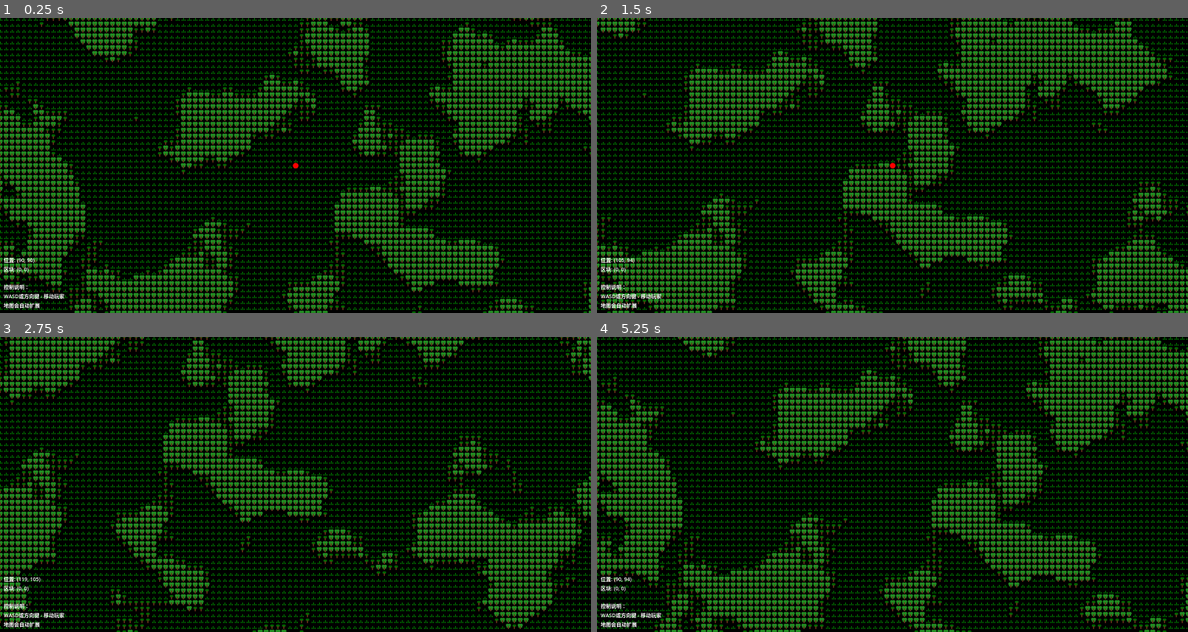
Above: before the commit, frames 1-4 (two rows, left to right).
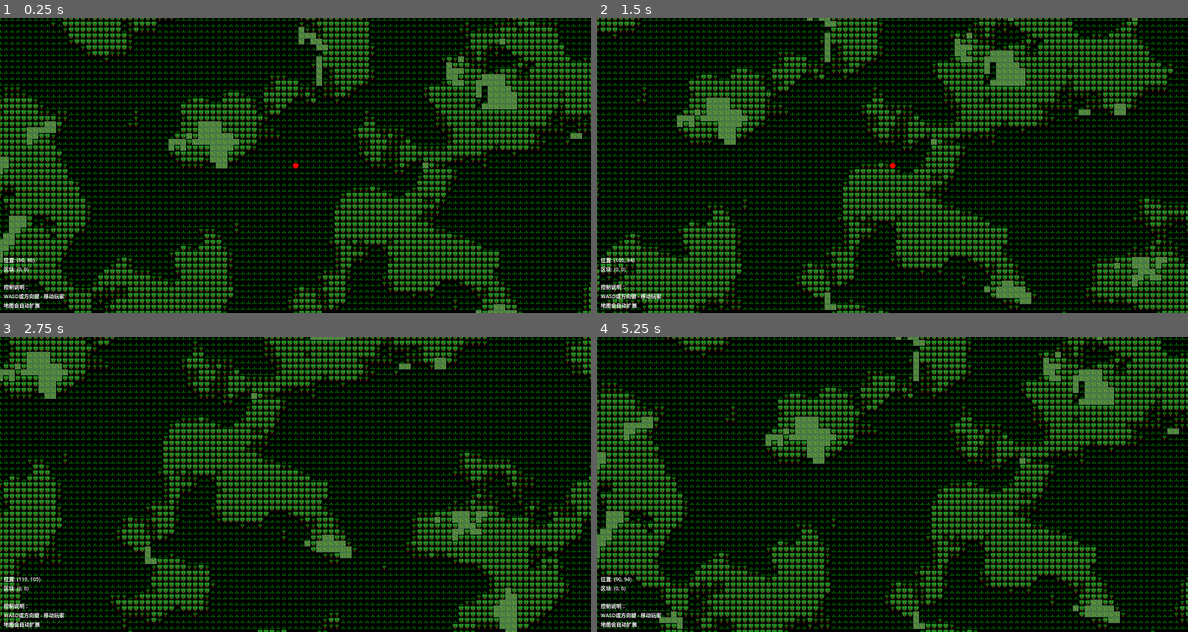
Above: after the commit, the same moments.

Repository: AliveGh0st/overmapchunkdemo
Game: Godot game, scene res://overmap_system.tscn
The game is run twice, just before and just after one commit, with the same random seed, the same clock (stepped at 60 frames per second) and the same inputs.
Inputs:
- Up to frame 1 (0.25 s): no input
- Up to frame 2 (1.5 s): tap Enter at 0.5 s; hold Right (ui_right) 0.53-1.28 s; hold Down (ui_down) from 1.28 s (still down)
- Up to frame 3 (2.75 s): release Down (ui_down) at 2.03 s; hold Right (ui_right) from 2.03 s (still down)
- Up to frame 4 (5.25 s): release Right (ui_right) at 2.78 s; hold Up (ui_up) 2.78-3.53 s; hold Left (ui_left) 3.53-5.03 s; hold Down (ui_down) from 5.03 s (still down)

The runs differ from the first frame. In frame 1, 12% of the frame differs, in the area x 0-100%, y 0-100%; in frame 2, 13%; in frame 3, 12%; in frame 4, 13%.

Commit message:
新增沼泽地形支持，优化洪泛平原生成逻辑

Diff:
--- a/overmap_renderer.gd
+++ b/overmap_renderer.gd
@@ -32,6 +32,7 @@
 const LAKE_SHORE_COLOR = Color.DARK_GRAY ## 湖岸颜色（深灰色）
 const FOREST_COLOR = Color.DARK_GREEN## 森林颜色（深绿色）
 const FOREST_THICK_COLOR = Color.FOREST_GREEN## 密林颜色（更深的绿色）
+const SWAMP_COLOR = Color(0.4, 0.6, 0.3, 1.0) ## 沼泽颜色（暗绿褐色）
 
 # ============================================================================
 # 地形类型定义
@@ -43,6 +44,7 @@
 const TERRAIN_TYPE_LAKE_SHORE = 4 ## 湖岸（浅水区）
 const TERRAIN_TYPE_FOREST = 5 ## 森林
 const TERRAIN_TYPE_FOREST_THICK = 6 ## 密林
+const TERRAIN_TYPE_SWAMP = 7 ## 沼泽（森林水域）
 
 ## 地形类型到TileSet瓦片ID的映射关系
 const TERRAIN_TO_TILE_ID = {
@@ -52,7 +54,8 @@
 	TERRAIN_TYPE_LAKE_SURFACE: 2,
 	TERRAIN_TYPE_LAKE_SHORE: 3,
 	TERRAIN_TYPE_FOREST: 4,
-	TERRAIN_TYPE_FOREST_THICK: 5
+	TERRAIN_TYPE_FOREST_THICK: 5,
+	TERRAIN_TYPE_SWAMP: 6
 }
 
 # ============================================================================
@@ -133,6 +136,31 @@
 # 森林噪声生成器实例
 var forest_noise_1: FastNoiseLite ## 第一层噪声生成器 - 森林基础分布
 var forest_noise_2: FastNoiseLite ## 第二层噪声生成器 - 森林密度减少效果
+
+# ============================================================================
+# 洪范平原（沼泽）生成系统参数（完全匹配C++逻辑）
+# ============================================================================
+## 河流洪泛平原缓冲区距离范围（以格子为单位）
+const RIVER_FLOODPLAIN_BUFFER_DISTANCE_MIN = 3
+const RIVER_FLOODPLAIN_BUFFER_DISTANCE_MAX = 15
+
+## 沼泽生成噪声阈值
+const NOISE_THRESHOLD_SWAMP_ADJACENT_WATER = 0.3  # 河流邻近沼泽阈值
+const NOISE_THRESHOLD_SWAMP_ISOLATED = 0.6        # 独立沼泽阈值
+
+## 性能优化参数
+const ENABLE_SWAMP_PERFORMANCE_OPTIMIZATIONS = true  # 启用性能优化
+const SWAMP_RIVER_SEARCH_RADIUS_OPTIMIZATION = true  # 优化河流搜索半径
+const ENABLE_SWAMP_PERFORMANCE_LOGGING = false       # 启用性能统计日志
+
+# 洪泛平原噪声参数（对应C++的om_noise_layer_floodplain）
+const FLOODPLAIN_NOISE_OCTAVES = 4      ## 噪声倍频数
+const FLOODPLAIN_NOISE_PERSISTENCE = 0.5 ## 噪声持续性
+const FLOODPLAIN_NOISE_SCALE = 0.05     ## 噪声缩放比例
+const FLOODPLAIN_NOISE_POWER = 2.0      ## 幂运算系数
+
+# 洪泛平原噪声生成器实例
+var floodplain_noise: FastNoiseLite ## 洪泛平原噪声生成器
 
 # ============================================================================
 # 全局系统设置
@@ -196,6 +224,7 @@
 	setup_tilemap()
 	setup_lake_noise()
 	setup_forest_noise()
+	setup_floodplain_noise()
 
 	# 监听窗口大小变化事件
 	get_viewport().size_changed.connect(_on_viewport_size_changed)
@@ -304,7 +333,8 @@
 		LAKE_SURFACE_COLOR,     # TERRAIN_TYPE_LAKE_SURFACE = 2 (湖泊表面)
 		LAKE_SHORE_COLOR,       # TERRAIN_TYPE_LAKE_SHORE = 3 (湖岸)
 		FOREST_COLOR,           # TERRAIN_TYPE_FOREST = 4 (森林)
-		FOREST_THICK_COLOR      # TERRAIN_TYPE_FOREST_THICK = 5 (密林)
+		FOREST_THICK_COLOR,     # TERRAIN_TYPE_FOREST_THICK = 5 (密林)
+		SWAMP_COLOR             # TERRAIN_TYPE_SWAMP = 6 (沼泽)
 	]
 
 	# 创建纹理图集，每个瓦片TILE_SIZE×TILE_SIZE像素
@@ -356,6 +386,11 @@
 		# 为森林和密林绘制树形图案
 		elif i == TERRAIN_TO_TILE_ID[TERRAIN_TYPE_FOREST] or i == TERRAIN_TO_TILE_ID[TERRAIN_TYPE_FOREST_THICK]:
 			_draw_tree_shape(atlas_image, start_y, tile_pixel_size, color, i == TERRAIN_TO_TILE_ID[TERRAIN_TYPE_FOREST_THICK])
+
+		# 为沼泽绘制特殊的水草混合图案
+		elif i == TERRAIN_TO_TILE_ID[TERRAIN_TYPE_SWAMP]:
+			_draw_swamp_shape(atlas_image, start_y, tile_pixel_size, color)
+
 		else:
 			# 其他地形类型绘制圆形图案
 			var center_x = float(tile_pixel_size) / 2.0
@@ -469,11 +504,23 @@
 
 	# 第二层噪声 - 森林密度减少效果
 	forest_noise_2 = FastNoiseLite.new()
-	forest_noise_2.seed = world_seed + 1  # 使用稍微不同的种子避免完全相同
+	forest_noise_2.seed = world_seed  # 使用稍微不同的种子避免完全相同
 	forest_noise_2.frequency = FOREST_NOISE_2_SCALE
 	forest_noise_2.noise_type = FastNoiseLite.TYPE_SIMPLEX
 	forest_noise_2.fractal_octaves = FOREST_NOISE_2_OCTAVES
 	forest_noise_2.fractal_gain = FOREST_NOISE_2_PERSISTENCE
+
+func setup_floodplain_noise():
+	"""
+	初始化洪泛平原噪声生成器系统
+	用于沼泽生成，完全匹配C++版本的om_noise_layer_floodplain逻辑
+	"""
+	floodplain_noise = FastNoiseLite.new()
+	floodplain_noise.seed = world_seed# 使用独特的种子
+	floodplain_noise.frequency = FLOODPLAIN_NOISE_SCALE
+	floodplain_noise.noise_type = FastNoiseLite.TYPE_SIMPLEX
+	floodplain_noise.fractal_octaves = FLOODPLAIN_NOISE_OCTAVES
+	floodplain_noise.fractal_gain = FLOODPLAIN_NOISE_PERSISTENCE
 
 # ============================================================================
 # 区块生成管理系统
@@ -584,6 +631,9 @@
 
 	# 3. 生成森林（在所有水体生成后）
 	place_forests(chunk_coord)
+
+	# 4. 生成洪范平原沼泽（在森林生成后，基于河流生成洪泛平原）
+	place_swamps(chunk_coord)
 
 # ============================================================================
 # 河流生成系统（完全匹配C++逻辑）
@@ -1330,6 +1380,20 @@
 	# 返回最终噪声值（基础分布减去密度减少效果）
 	return max(0.0, r - d * 0.5)
 
+func floodplain_noise_at(world_pos: Vector2i) -> float:
+	"""
+	洪泛平原噪声计算函数，完全匹配C++的om_noise_layer_floodplain::noise_at函数
+	使用单层噪声生成，通过幂运算增强对比度
+	"""
+	# 获取基础噪声值
+	var r = floodplain_noise.get_noise_2d(world_pos.x, world_pos.y)
+	# 将噪声值从[-1,1]范围映射到[0,1]范围
+	r = (r + 1.0) * 0.5
+	# 应用幂运算增强对比度，使小值更小，大值相对更大
+	r = pow(r, FLOODPLAIN_NOISE_POWER)
+
+	return r
+
 func place_forests(chunk_coord: Vector2i):
 	"""
 	森林生成主函数，完全匹配C++的overmap::place_forests()函数逻辑
@@ -1362,6 +1426,130 @@
 			elif n + FOREST_SIZE_ADJUST > FOREST_NOISE_THRESHOLD_FOREST:
 				# 生成普通森林
 				terrain_data[world_pos] = TERRAIN_TYPE_FOREST
+
+func place_swamps(chunk_coord: Vector2i):
+	"""
+	洪范平原生成主函数，优化版本
+	基于河流位置计算洪泛平原，结合噪声生成沼泽地形
+	只在森林地形上生成沼泽，符合生态逻辑
+
+	性能优化：
+	1. 去除不必要的排序操作
+	2. 智能边界检查，减少不必要的计算
+	3. 早期退出优化
+	"""
+	# 计算区块在世界坐标系中的范围
+	var world_start_x = chunk_coord.x * CHUNK_SIZE
+	var world_start_y = chunk_coord.y * CHUNK_SIZE
+	var world_end_x = world_start_x + CHUNK_SIZE
+	var world_end_y = world_start_y + CHUNK_SIZE
+
+	# 创建洪泛平原计数数组，记录每个位置被河流缓冲区覆盖的次数
+	# 使用Dictionary来存储稀疏数据，只有被缓冲的位置才会有条目
+	var floodplain: Dictionary = {}
+
+	# 性能优化：如果没有启用优化，可以在这里添加原始实现
+	# 目前直接使用优化版本
+
+	# 步骤1：计算河流洪泛平原缓冲区 - 性能优化版本
+	var check_range = RIVER_FLOODPLAIN_BUFFER_DISTANCE_MAX
+	var _river_count = 0  # 统计河流数量用于性能分析
+
+	# 智能范围计算：根据实际需要的缓冲距离动态调整搜索范围
+	if SWAMP_RIVER_SEARCH_RADIUS_OPTIMIZATION:
+		check_range = RIVER_FLOODPLAIN_BUFFER_DISTANCE_MAX
+
+	for check_x in range(world_start_x - check_range, world_end_x + check_range):
+		for check_y in range(world_start_y - check_range, world_end_y + check_range):
+			var check_pos = Vector2i(check_x, check_y)
+			var terrain_type = terrain_data.get(check_pos, TERRAIN_TYPE_EMPTY)
+
+			# 检查是否为河流地形（匹配C++的is_ot_match("river", ot_match_type::contains)）
+			if terrain_type == TERRAIN_TYPE_RIVER:
+				_river_count += 1
+
+				# 为该河流点生成随机缓冲区距离
+				var buffer_distance = randi_range(
+					RIVER_FLOODPLAIN_BUFFER_DISTANCE_MIN,
+					RIVER_FLOODPLAIN_BUFFER_DISTANCE_MAX
+				)
+
+				# 优化：直接生成缓冲区内的点，无需排序
+				_add_flood_buffer_fast(check_pos, buffer_distance, floodplain,
+									  world_start_x, world_end_x, world_start_y, world_end_y)
+
+	# 步骤2：根据洪泛平原数据和噪声生成沼泽
+	var swamp_generated = 0  # 统计生成的沼泽数量
+	var forest_checked = 0   # 统计检查的森林格子数量
+
+	for x in range(CHUNK_SIZE):
+		for y in range(CHUNK_SIZE):
+			var world_pos = Vector2i(world_start_x + x, world_start_y + y)
+			var current_terrain = terrain_data.get(world_pos, TERRAIN_TYPE_EMPTY)
+
+			# 只在森林地形上生成沼泽（匹配C++的is_ot_match("forest", ot_match_type::contains)）
+			if current_terrain != TERRAIN_TYPE_FOREST and current_terrain != TERRAIN_TYPE_FOREST_THICK:
+				continue
+
+			forest_checked += 1
+
+			# 获取当前位置的洪泛平原噪声值
+			var noise_value = floodplain_noise_at(world_pos)
+
+			# 检查是否应该生成河流邻近沼泽
+			var floodplain_count = floodplain.get(world_pos, 0)
+			var should_flood = false
+
+			if floodplain_count > 0:
+				# 洪泛平原概率：计数越高，生成概率越大（!one_in(floodplain_count)）
+				var flood_chance = 1.0 - (1.0 / float(floodplain_count))
+				var random_roll = randf()
+
+				should_flood = (random_roll < flood_chance and
+							   noise_value > NOISE_THRESHOLD_SWAMP_ADJACENT_WATER)
+
+			# 检查是否应该生成独立沼泽
+			var should_isolated_swamp = noise_value > NOISE_THRESHOLD_SWAMP_ISOLATED
+
+			# 如果满足任一条件，生成沼泽
+			if should_flood or should_isolated_swamp:
+				terrain_data[world_pos] = TERRAIN_TYPE_SWAMP
+				swamp_generated += 1
+
+	# 性能统计输出（调试时可启用）
+	if ENABLE_SWAMP_PERFORMANCE_LOGGING and (_river_count > 10 or swamp_generated > 5):  # 只在有意义的情况下输出
+		print("沼泽生成统计 - 区块 ", chunk_coord, ": 河流数=", _river_count,
+			  ", 森林检查=", forest_checked, ", 沼泽生成=", swamp_generated)
+
+func get_closest_points_first(center: Vector2i, radius: int) -> Array[Vector2i]:
+	"""
+	获取指定中心点周围指定半径内的所有点，按距离排序
+	完全匹配C++版本的closest_points_first函数逻辑
+
+	⚠️ 警告：这个函数性能很差，包含不必要的排序操作
+	已被 _add_flood_buffer_fast() 替代，仅保留用于兼容性
+	"""
+	var points: Array[Vector2i] = []
+
+	# 生成正方形区域内的所有点
+	for x in range(center.x - radius, center.x + radius + 1):
+		for y in range(center.y - radius, center.y + radius + 1):
+			var point = Vector2i(x, y)
+			var distance_sq = (point.x - center.x) * (point.x - center.x) + (point.y - center.y) * (point.y - center.y)
+
+			# 只包含圆形范围内的点
+			if distance_sq <= radius * radius:
+				points.append(point)
+
+	# 按距离排序（虽然在这个应用中顺序可能不重要，但保持与C++版本一致）
+	# ⚠️ 性能瓶颈：对于半径15的圆形区域，需要排序~700个点，复杂度O(n log n)
+	points.sort_custom(func(a, b):
+		var dist_a = (a.x - center.x) * (a.x - center.x) + (a.y - center.y) * (a.y - center.y)
+		var dist_b = (b.x - center.x) * (b.x - center.x) + (b.y - center.y) * (b.y - center.y)
+		return dist_a < dist_b
+	)
+
+	return points
 
 func _draw_tree_shape(atlas_image: Image, start_y: int, tile_pixel_size: int, color: Color, is_thick: bool):
 	"""
@@ -1515,3 +1703,96 @@
 		edge_info, chunk_creation_cooldown, map_size_x, map_size_y, canvas_size_x, canvas_size_y,
 		", ".join(surrounding_chunks)
 	]
+
+func _draw_swamp_shape(atlas_image: Image, start_y: int, tile_pixel_size: int, color: Color):
+	"""
+	绘制沼泽地形图案到纹理图集
+	使用水面基底加上稀疏的草丛和小树点缀，模拟森林沼泽的外观
+	"""
+	var center_x = int(float(tile_pixel_size) / 2.0)
+	var center_y = int(float(tile_pixel_size) / 2.0)
+
+	# 水面颜色（比基础沼泽色稍暗）
+	var water_color = Color(color.r * 0.7, color.g * 0.8, color.b * 0.9, color.a)
+	# 草丛颜色（比基础沼泽色稍亮）
+	var grass_color = Color(color.r * 1.2, color.g * 1.1, color.b * 0.8, color.a)
+	# 小树/灌木颜色（更深的绿色）
+	var bush_color = Color(color.r * 0.6, color.g * 0.9, color.b * 0.5, color.a)
+
+	# 首先绘制水面基底（填充整个瓦片）
+	for x in range(tile_pixel_size):
+		for y in range(tile_pixel_size):
+			atlas_image.set_pixel(x, start_y + y, water_color)
+
+	# 绘制几个小草丛（随机分布的小圆形）
+	var grass_spots = [
+		Vector2i(center_x - 4, center_y - 3),
+		Vector2i(center_x + 3, center_y - 4),
+		Vector2i(center_x - 2, center_y + 3),
+		Vector2i(center_x + 4, center_y + 2),
+		Vector2i(center_x - 1, center_y - 1)
+	]
+
+	for spot in grass_spots:
+		var radius = 1.5
+		for x in range(tile_pixel_size):
+			for y in range(tile_pixel_size):
+				var dx = float(x) - float(spot.x)
+				var dy = float(y) - float(spot.y)
+				var distance = sqrt(dx * dx + dy * dy)
+
+				if distance <= radius and x >= 0 and x < tile_pixel_size and y >= 0 and y < tile_pixel_size:
+					atlas_image.set_pixel(x, start_y + y, grass_color)
+
+	# 绘制一些小灌木/树丛（更小的树形）
+	var bush_spots = [
+		Vector2i(center_x - 3, center_y + 1),
+		Vector2i(center_x + 2, center_y - 2)
+	]
+
+	for spot in bush_spots:
+		var crown_radius = 1.8
+		# 绘制小树冠
+		for x in range(tile_pixel_size):
+			for y in range(tile_pixel_size):
+				var dx = float(x) - float(spot.x)
+				var dy = float(y) - float(spot.y - 1)  # 稍微向上偏移
+				var distance = sqrt(dx * dx + dy * dy)
+
+				if distance <= crown_radius and x >= 0 and x < tile_pixel_size and y >= 0 and y < tile_pixel_size:
+					atlas_image.set_pixel(x, start_y + y, bush_color)
+
+		# 绘制小树干
+		if spot.x >= 0 and spot.x < tile_pixel_size and spot.y + 1 >= 0 and spot.y + 1 < tile_pixel_size:
+			atlas_image.set_pixel(spot.x, start_y + spot.y + 1, Color.SADDLE_BROWN)
+
+func _add_flood_buffer_fast(center: Vector2i, radius: int, floodplain: Dictionary,
+						   world_start_x: int, world_end_x: int, world_start_y: int, world_end_y: int):
+	"""
+	优化版本的洪泛缓冲区计算，去除不必要的排序操作
+	直接在圆形范围内增加洪泛计数，只处理目标区块内的点
+	性能提升：O(r²) 而不是 O(r² log r²)
+	"""
+	var radius_sq = radius * radius
+
+	# 计算需要检查的边界框，限制在目标区块范围内
+	var min_x = max(center.x - radius, world_start_x)
+	var max_x = min(center.x + radius, world_end_x - 1)
+	var min_y = max(center.y - radius, world_start_y)
+	var max_y = min(center.y + radius, world_end_y - 1)
+
+	# 早期退出：如果边界框无效，直接返回
+	if min_x > max_x or min_y > max_y:
+		return
+
+	# 只遍历边界框内的点
+	for x in range(min_x, max_x + 1):
+		for y in range(min_y, max_y + 1):
+			var dx = x - center.x
+			var dy = y - center.y
+			var distance_sq = dx * dx + dy * dy
+
+			# 检查是否在圆形范围内
+			if distance_sq <= radius_sq:
+				var point = Vector2i(x, y)
+				floodplain[point] = floodplain.get(point, 0) + 1
